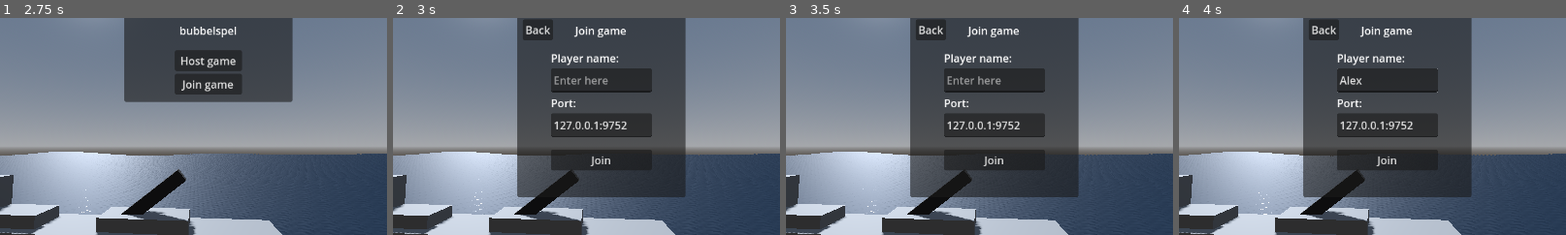
Above: before the commit, frames 1-4 (left to right).
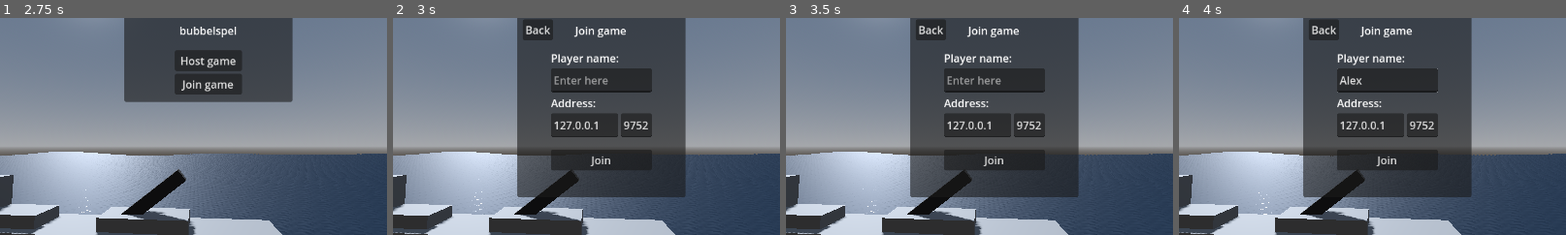
Above: after the commit, the same moments.

Repository: Alexamakans/bubbelspel
Game: Godot game, scene res://scenes/menu.tscn
Same seed, same stepped clock (60 frames per second), same inputs: the game is played once before the commit and once after it. This scene is started directly instead of the project's main scene.
Inputs (mouse positions are % of the whole screen's width and height, from its top left):
- Up to frame 1 (2.75 s): click "Host game" at 0.5 s; click (56, 42) at 1.27 s; type "Alex" at 1.35 s; click "Back" at 2 s
- Up to frame 2 (3 s): click "Join game" at 2.75 s
- Up to frame 3 (3.5 s): no input
- Up to frame 4 (4 s): click (56, 42) at 3.52 s; type "Alex" at 3.6 s
The pictures show only the part of the screen within x 29-79%, y 27-77%; the shares and areas given below are measured in that part.

Frame 1 is identical in both runs. In frame 2, 0.6% of the frame differs, in the area x 40-66%, y 37-55%; in frame 3, 0.6%; in frame 4, 0.6%.

Commit message:
Menu navigation betterer

Diff:
--- a/gamestate.gd
+++ b/gamestate.gd
@@ -60,7 +60,6 @@
 
 # Callback from SceneTree, only for clients (not server).
 func _connected_fail() -> void:
-	multiplayer.set_network_peer(null) # Remove peer
 	connection_failed.emit()
 
 
@@ -99,10 +98,10 @@
 	multiplayer.set_multiplayer_peer(peer)
 
 
-func join_game(ip: String, new_player_name: String) -> void:
+func join_game(ip: String, port: int, new_player_name: String) -> void:
 	player_name = new_player_name
 	peer = ENetMultiplayerPeer.new()
-	peer.create_client(ip, DEFAULT_PORT)
+	peer.create_client(ip, port)
 	multiplayer.set_multiplayer_peer(peer)
 
 
--- a/lobby.gd
+++ b/lobby.gd
@@ -18,12 +18,15 @@
 @onready var host_game_port: TextEdit = $HostGame/VBox/Port
 @onready var host_game_error_label: Label = $HostGame/VBox/ErrorLabel
 @onready var host_game_button: Button = $HostGame/VBox/Host
+@onready var host_game_back: Button = $HostGame/Control/Back
 
 @onready var join_game_control: Control = $JoinGame
 @onready var join_game_player_name: TextEdit = $JoinGame/VBox/PlayerName
-@onready var join_game_address: TextEdit = $JoinGame/VBox/Address
+@onready var join_game_ip: TextEdit = $JoinGame/VBox/Address/IP
+@onready var join_game_port: TextEdit = $JoinGame/VBox/Address/Port
 @onready var join_game_error_label: Label = $JoinGame/VBox/ErrorLabel
 @onready var join_game_button: Button = $JoinGame/VBox/Join
+@onready var join_game_back: Button = $JoinGame/Control/Back
 
 @onready var lobby_control: Control = $Lobby
 
@@ -74,6 +77,7 @@
 	refresh_lobby()
 
 func set_host_game_interactible(interactible: bool) -> void:
+	host_game_back.disabled = not interactible
 	host_game_button.disabled = not interactible
 	host_game_player_name.editable = interactible
 	host_game_port.editable = interactible
@@ -84,26 +88,33 @@
 
 
 func _on_join_pressed():
-	var player_name = join_game_player_name.text.strip_edges().strip_escapes()
+	var player_name: String = join_game_player_name.text.strip_edges().strip_escapes()
 	if player_name == "":
 		set_join_game_error("Invalid name!")
 		return
 
-	var ip = join_game_address.text.strip_edges()
+	var ip: String = join_game_ip.text.strip_edges()
 	if not ip.is_valid_ip_address():
 		set_join_game_error("Invalid IP address!")
+		return
+
+	var port: String = join_game_port.text.strip_edges()
+	if not port.is_valid_int():
+		set_join_game_error("Invalid address port!")
 		return
 
 	set_join_game_error("")
 	set_join_game_interactible(false)
 
-	gamestate.join_game(ip, player_name)
+	gamestate.join_game(ip, port.to_int(), player_name)
 
 
 func set_join_game_interactible(interactible: bool) -> void:
+	join_game_back.disabled = not interactible
 	join_game_button.disabled = not interactible
 	join_game_player_name.editable = interactible
-	join_game_address.editable = interactible
+	join_game_ip.editable = interactible
+	join_game_port.editable = interactible
 
 
 func set_join_game_error(error: String) -> void:
--- a/scenes/menu.tscn
+++ b/scenes/menu.tscn
@@ -253,13 +253,25 @@
 
 [node name="AddressLabel" type="Label" parent="Menu/JoinGame/VBox"]
 layout_mode = 2
-text = "Port:"
-
-[node name="Address" type="TextEdit" parent="Menu/JoinGame/VBox"]
-custom_minimum_size = Vector2(150, 36)
-layout_mode = 2
-text = "127.0.0.1:9752"
-placeholder_text = "Enter here"
+text = "Address:"
+
+[node name="Address" type="HBoxContainer" parent="Menu/JoinGame/VBox"]
+layout_mode = 2
+
+[node name="IP" type="TextEdit" parent="Menu/JoinGame/VBox/Address"]
+custom_minimum_size = Vector2(100, 36)
+layout_mode = 2
+size_flags_horizontal = 3
+text = "127.0.0.1"
+placeholder_text = "e.g 127.0.0.1"
+emoji_menu_enabled = false
+
+[node name="Port" type="TextEdit" parent="Menu/JoinGame/VBox/Address"]
+custom_minimum_size = Vector2(0, 36)
+layout_mode = 2
+size_flags_horizontal = 3
+text = "9752"
+placeholder_text = "e.g 9752"
 emoji_menu_enabled = false
 
 [node name="Separator" type="Control" parent="Menu/JoinGame/VBox"]
